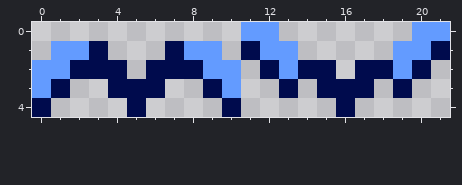
Pixel-art file: wcale-nie-noita/monster-bat1.aseprite. The picture above was drawn from the file before the commit.
22x5 pixels, 1 frame.
Once edited:
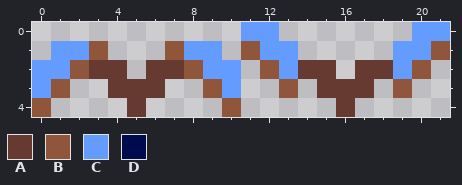
Palette (. is transparent): A #663931  B #8f563b  C #639bff  D #000b4d
Difference:
{"y":1,"x":3,"old":"D","new":"B"}
{"y":1,"x":7,"old":"D","new":"B"}
{"y":1,"x":11,"old":"D","new":"B"}
{"y":1,"x":21,"old":"D","new":"B"}
{"y":2,"x":2,"old":"DDD","new":"BAA"}
{"y":2,"x":6,"old":"DDD","new":"AAB"}
{"y":2,"x":12,"old":"D","new":"B"}
{"y":2,"x":14,"old":"DD","new":"AA"}
{"y":2,"x":17,"old":"DD","new":"AA"}
{"y":2,"x":20,"old":"D","new":"B"}
{"y":3,"x":1,"old":"D","new":"B"}
{"y":3,"x":4,"old":"DDD","new":"AAA"}
{"y":3,"x":9,"old":"D","new":"B"}
{"y":3,"x":13,"old":"D","new":"B"}
{"y":3,"x":15,"old":"DDD","new":"AAA"}
{"y":3,"x":19,"old":"D","new":"B"}
{"y":4,"x":0,"old":"D","new":"B"}
{"y":4,"x":5,"old":"D","new":"A"}
{"y":4,"x":10,"old":"D","new":"B"}
{"y":4,"x":16,"old":"D","new":"A"}
{"label":"changed","picture_box":[32,41,450,117]}
